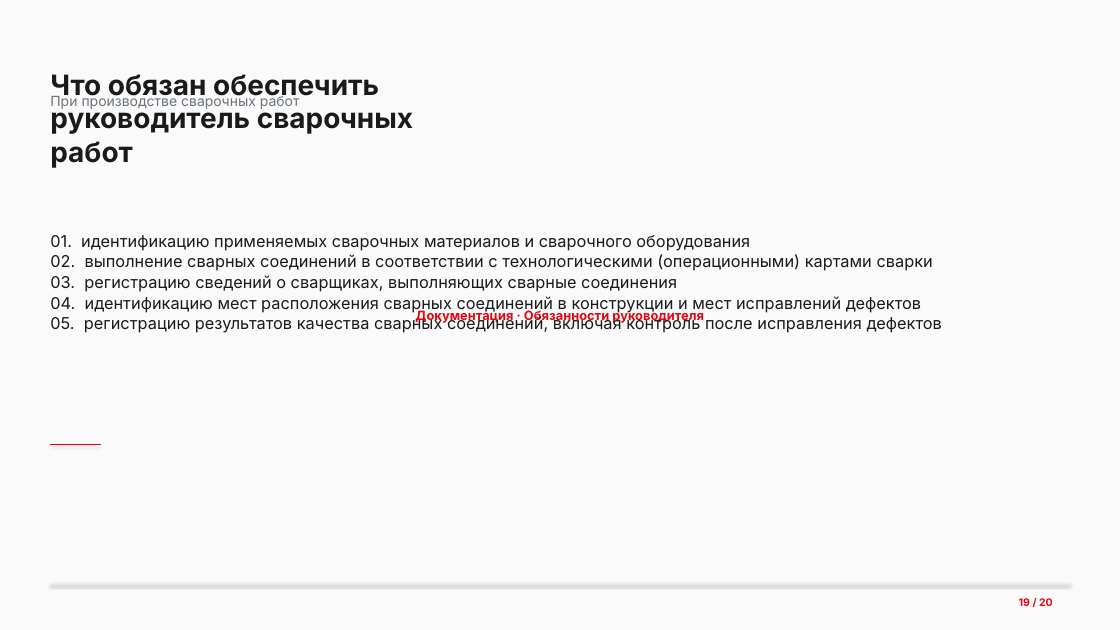
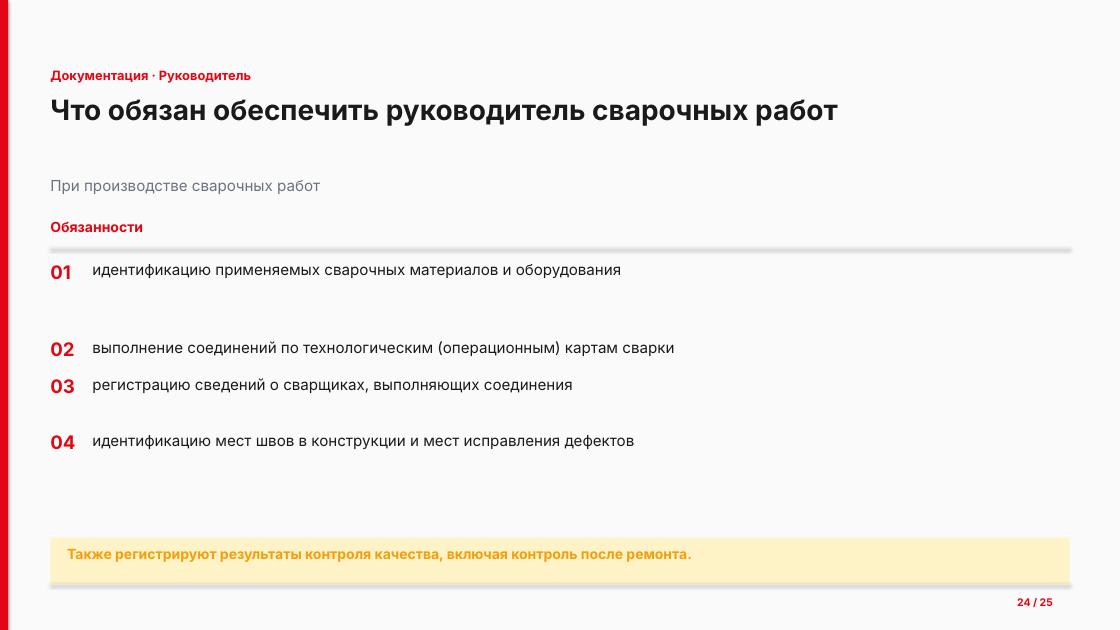
Before and after one commit to lysakalenushka-hash/-, a slide deck: slide 24 of Презентация_Сварочные_работы.pptx (slide 19 before the commit). Drawn at 1120x630 pixels with LibreOffice and Linux fonts; fonts in the diff are those of the drawing. Boxes give left, top, right and bottom in pixels: in the first picture for what was removed or moved away, otherwise in the second. Text is boxed around its words. In the diff, an @@ line names an element or a change of style, - is before the commit and + after.

```diff
--- a/Презентация_Сварочные_работы.pptx
+++ b/Презентация_Сварочные_работы.pptx
@@ rectangle added at (0,0,8,630), fill #E30613 @@
@@ text added at (50,70,251,83), 11 pt, text #E30613, bold @@
+Документация · Руководитель
@@ text "Что обязан обеспечить руководитель сварочных ..." rewrapped from (50,74,413,168) to (50,99,838,126) @@
@@ text "При производстве сварочных работ": place and size @@
-text "При производстве сварочных работ" at (50,94,300,109)
+text "При производстве сварочных работ" at (50,180,320,194)
@@ text "При производстве сварочных работ" at (50,180,320,194): size 12 to 13 pt @@
@@ text removed at (50,235,942,333) @@
-01. идентификацию применяемых сварочных материалов и сварочного оборудования
-02. выполнение сварных соединений в соответствии с технологическими (операционными) картами сварки
-03. регистрацию сведений о сварщиках, выполняющих сварные соединения
-04. идентификацию мест расположения сварных соединений в конструкции и мест исправлений дефектов
-05. регистрацию результатов качества сварных соединений, включая контроль после исправления дефектов
@@ text added at (50,221,143,232), 12 pt, text #E30613, bold @@
+Обязанности
@@ line added from (50, 248) to (1070, 248), #E5E7EB 0.5 pt @@
@@ text added at (50,265,71,279), 16 pt, text #E30613, bold @@
+01
@@ text added at (92,264,621,278), 13 pt, text #1A1A1A @@
+идентификацию применяемых сварочных материалов и оборудования
@@ text in rectangle at (415,309,704,324): text removed @@
-Документация · Обязанности руководителя
@@ text added at (50,342,74,356), 16 pt, text #E30613, bold @@
+02
@@ text added at (92,341,674,356), 13 pt, text #1A1A1A @@
+выполнение соединений по технологическим (операционным) картам сварки
@@ text added at (50,379,75,393), 16 pt, text #E30613, bold @@
+03
@@ text added at (92,378,573,393), 13 pt, text #1A1A1A @@
+регистрацию сведений о сварщиках, выполняющих соединения
@@ line removed from (50, 444) to (101, 444) @@
@@ text added at (50,435,75,449), 16 pt, text #E30613, bold @@
+04
@@ text added at (92,435,635,449), 13 pt, text #1A1A1A @@
+идентификацию мест швов в конструкции и мест исправления дефектов
@@ rectangle added at (50,538,1070,584), fill #FEF3C7 @@
@@ text added at (67,549,691,562), 12 pt, text #F59E0B, bold @@
+Также регистрируют результаты контроля качества, включая контроль после ремонта.
@@ text at (1017,598,1053,606): text changed @@
-19 / 20
+24 / 25
```
Also in this commit, not shown: 19 other slides changed, 5 slides added, 1 other file.
